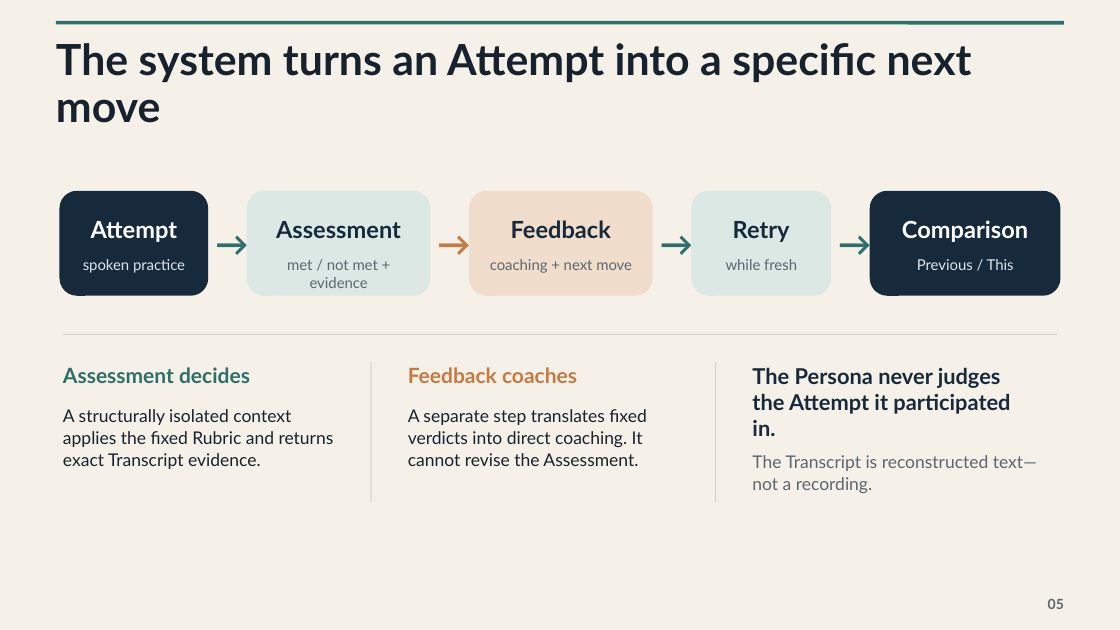
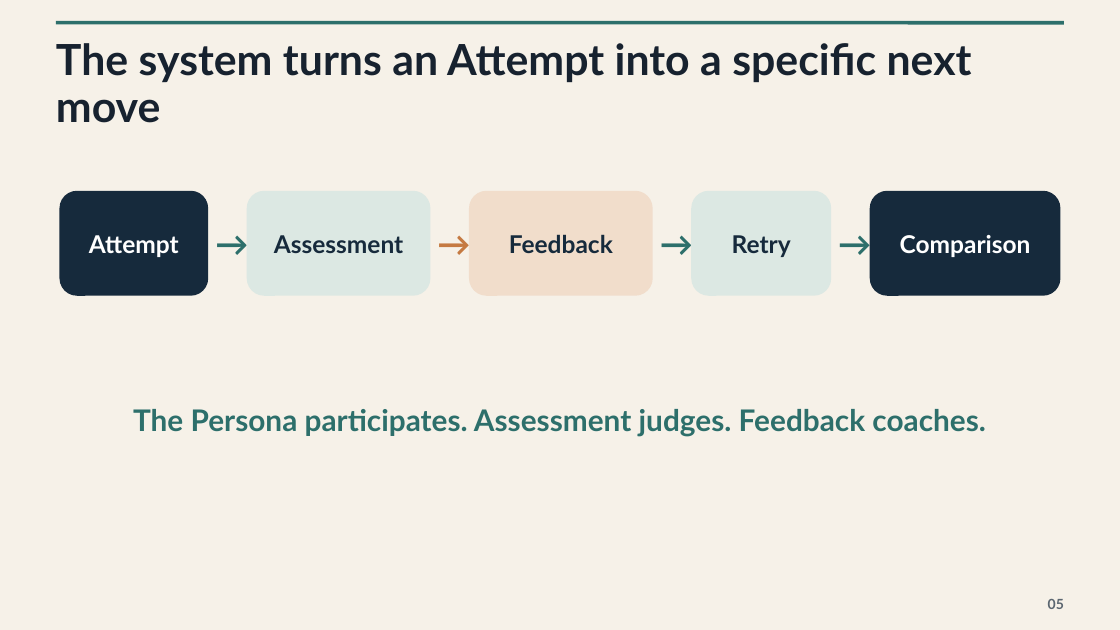
Before and after one commit to Peeb-Dalpeeb/conversation_practice, a slide deck: slide 5 of Conversation-Practice-Executive-Demo.pptx. Drawn at 1120x630 pixels with LibreOffice and Linux fonts; fonts in the diff are those of the drawing. Boxes give left, top, right and bottom in pixels: in the first picture for what was removed or moved away, otherwise in the second. Text is boxed around its words. In the diff, an @@ line names an element or a change of style, - is before the commit and + after.

```diff
--- a/Conversation-Practice-Executive-Demo.pptx
+++ b/Conversation-Practice-Executive-Demo.pptx
@@ text "Attempt": place and size @@
-text "Attempt" at (91, 221, 178, 242)
+text "Attempt" at (89, 235, 179, 257)
@@ text "Assessment": place and size @@
-text "Assessment" at (276, 221, 401, 238)
+text "Assessment" at (274, 235, 403, 253)
@@ text "Feedback": place and size @@
-text "Feedback" at (511, 220, 611, 238)
+text "Feedback" at (509, 234, 613, 253)
@@ size 20.2 to 21 pt in 5 elements at (900, 235, 1031, 257), (274, 235, 403, 253), (509, 234, 613, 253), (89, 235, 179, 257), (732, 235, 791, 257) @@
@@ text "Retry": place and size @@
-text "Retry" at (733, 221, 790, 242)
+text "Retry" at (732, 235, 791, 257)
@@ text "Comparison": place and size @@
-text "Comparison" at (902, 220, 1028, 242)
+text "Comparison" at (900, 235, 1031, 257)
@@ text removed at (83, 259, 185, 273) @@
-spoken practice
@@ text removed at (287, 260, 378, 288) @@
-met / not met + evidence
@@ text removed at (490, 259, 632, 273) @@
-coaching + next move
@@ text removed at (726, 259, 797, 270) @@
-while fresh
@@ text removed at (917, 259, 1014, 270) @@
-Previous / This
@@ line removed from (63, 334) to (1057, 334) @@
@@ text removed at (63, 367, 250, 383) @@
-Assessment decides
@@ text "The Persona participates. Assessment judges. ..." at (133, 409, 986, 437): vertical alignment top to middle @@
@@ line removed from (371, 362) to (371, 502) @@
@@ text removed at (408, 367, 577, 383) @@
-Feedback coaches
@@ line removed from (716, 362) to (716, 502) @@
@@ text removed at (63, 409, 334, 469) @@
-A structurally isolated context applies the fixed Rubric and returns exact Transcript evidence.
@@ text at (133, 409, 986, 437): text changed; size 18.8 to 25.5 pt; text colour #162A3C to #2D6F6B @@
-The Persona never judges the Attempt it participated in.
+The Persona participates. Assessment judges. Feedback coaches.
@@ text removed at (408, 409, 646, 466) @@
-A separate step translates fixed verdicts into direct coaching. It cannot revise the Assessment.
@@ text removed at (752, 455, 1037, 493) @@
-The Transcript is reconstructed text—not a recording.
```
Also in this commit, not shown: 6 other slides changed, 1 slide added, 1 slide removed.
